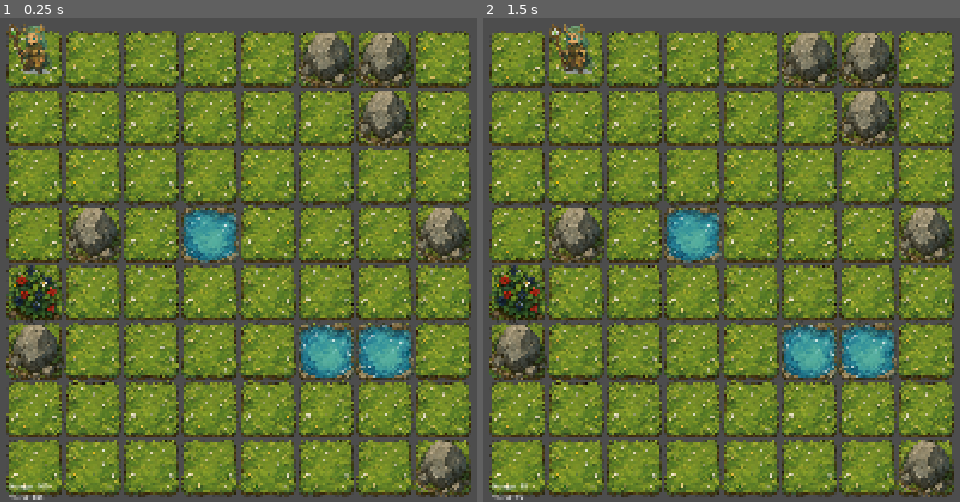
Above: before the commit, frames 1-2 (left to right).
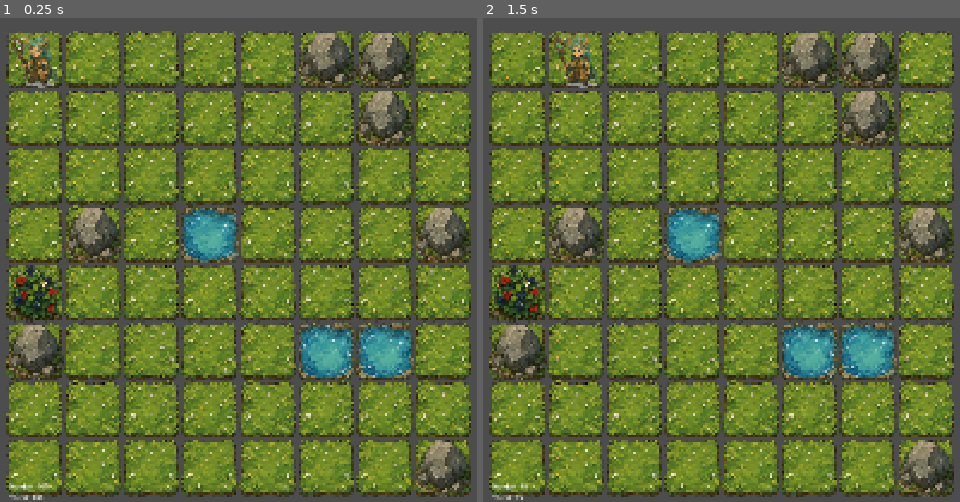
Above: after the commit, the same moments.

Repository: CharlieG42/Zimut
Game: Godot game, scene res://scenes/world.tscn
Two runs of this game, one before a commit and one after it. Both use one fixed random seed, a clock stepped at 60 frames per second and the inputs below.
Inputs (mouse positions are in pixels of both pictures, inside the frame that each line leads up to):
- Up to frame 1 (0.25 s): no input
- Up to frame 2 (1.5 s): tap Enter at 0.5 s; move the mouse to (878, 226) at 0.52 s; hold Right (ui_right) 0.53-1.28 s; click (878, 226) at 0.67 s; tap Space at 1.25 s; move the mouse to (545, 279) at 1.27 s; hold Down (ui_down) from 1.28 s (still down)

The runs differ from the first frame. In frame 1, 0.8% of the frame differs, in the area x 1-12%, y 1-15%; in frame 2, 0.7%.

Commit message:
Fix: Use direct property access for position_grid instead of get/set

Diff:
--- a/prototype/zoe/scripts/world.gd
+++ b/prototype/zoe/scripts/world.gd
@@ -3,8 +3,6 @@
 const GRID_SIZE := 8
 const CELL_SIZE := 140
 const PLAYER_START := Vector2i(0, 0)
-const OFFSET_PLAYER_X := -80
-const OFFSET_PLAYER_Y := -100
 
 @onready var player_node: Area2D
 @onready var ui: Control
@@ -81,9 +79,9 @@
 	player_node = Area2D.new()
 	player_node.name = "Player"
 	player_node.position = Vector2(
-		PLAYER_START.x * CELL_SIZE + CELL_SIZE / 2 + OFFSET_PLAYER_X,
-		PLAYER_START.y * CELL_SIZE + CELL_SIZE / 2 + OFFSET_PLAYER_Y
-		)
+		PLAYER_START.x * CELL_SIZE,
+		PLAYER_START.y * CELL_SIZE
+	)
 	player_node.set_script(load("res://scripts/player.gd"))
 	player_node.connect("move_request", Callable(self, "_on_player_move_request"))
 	add_child(player_node)
@@ -137,7 +135,7 @@
 	add_child(game_manager)
 
 func _on_player_move_request(direction: Vector2i):
-	var current_pos: Vector2i = player_node.get("position_grid")
+	var current_pos: Vector2i = player_node.position_grid
 	var new_position: Vector2i = current_pos + direction
 
 	# Vérifier obstacle
@@ -150,10 +148,10 @@
 
 	if not has_obstacle:
 		player_node.position = Vector2(
-			new_position.x * CELL_SIZE + CELL_SIZE / 2 + OFFSET_PLAYER_X,
-			new_position.y * CELL_SIZE + CELL_SIZE / 2 + OFFSET_PLAYER_Y
+			new_position.x * CELL_SIZE,
+			new_position.y * CELL_SIZE
 		)
-		player_node.set("position_grid", new_position)
+		player_node.position_grid = new_position
 
 		# Collectibles
 		for child in target_tile.get_children():
@@ -194,7 +192,7 @@
 		var world_pos = get_global_mouse_position()
 		var target_x = floor(world_pos.x / CELL_SIZE)
 		var target_y = floor(world_pos.y / CELL_SIZE)
-		var current_pos: Vector2i = player_node.get("position_grid")
+		var current_pos: Vector2i = player_node.position_grid
 		var dx = target_x - current_pos.x
 		var dy = target_y - current_pos.y
 		if abs(dx) + abs(dy) == 1:
